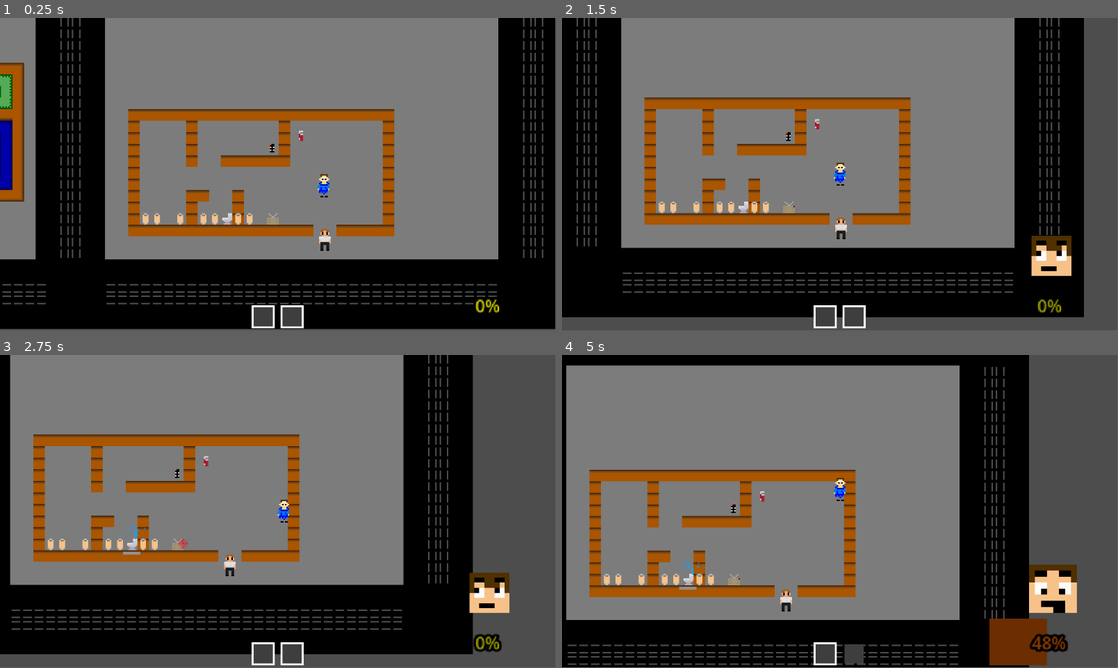
Above: before the commit, frames 1-4 (two rows, left to right).
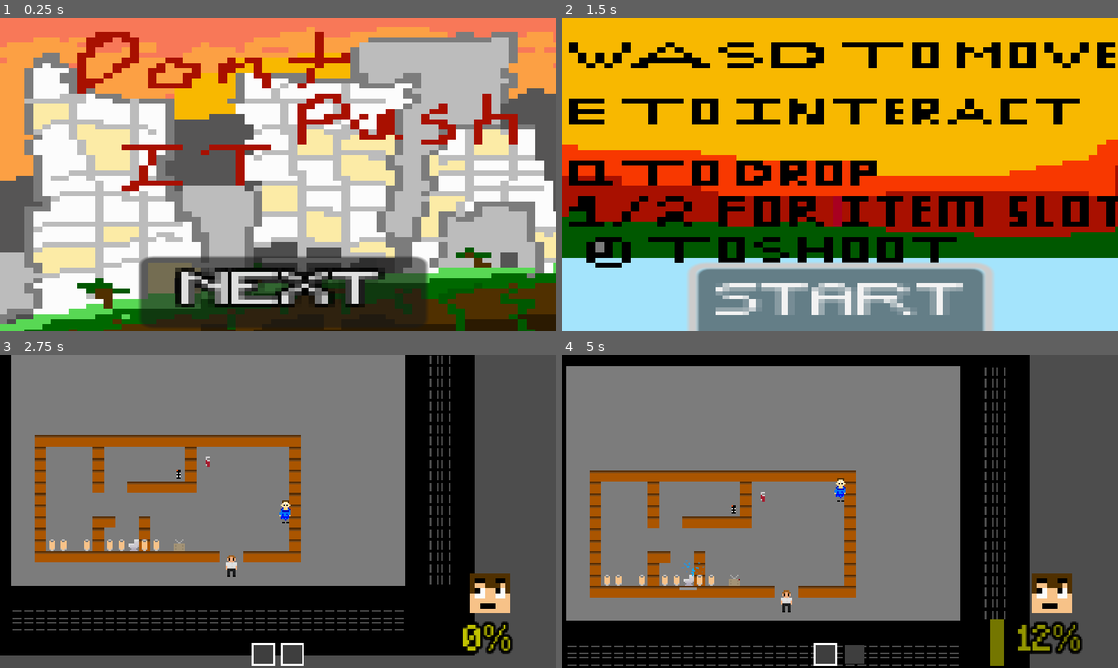
Above: after the commit, the same moments.

Repository: Miles-Miles2/MicroJam_RETRO
Game: Godot game, scene res://scenes/title.tscn
Same seed, same stepped clock (60 frames per second), same inputs: the game is played once before the commit and once after it. Before the commit the project starts from res://scenes/map.tscn.
Inputs (mouse positions are in pixels of both pictures, inside the frame that each line leads up to):
- Up to frame 1 (0.25 s): no input
- Up to frame 2 (1.5 s): click (845, 290) at 0.5 s, where only the run after the commit has a clickable "NEXT"; click (840, 302) at 1.25 s, where only the run after the commit has a clickable "START"
- Up to frame 3 (2.75 s): move the mouse to (400, 495) at 2.02 s; hold D (move_right) from 2.03 s (still down); tap E (interact) at 2.1 s
- Up to frame 4 (5 s): move the mouse to (728, 527) at 2.77 s; release D (move_right) at 2.78 s; hold S (move_down) 2.78-3.53 s; tap Q (drop) at 2.85 s; tap E (interact) at 3.05, 3.6, 4.55 s; move the mouse to (895, 442) at 3.52 s; hold D (move_right) 3.53-4.28 s; move the mouse to (812, 574) at 4.27 s; hold W (move_up) from 4.28 s (still down); tap 1 (invSlot1) at 4.35 s
In our replay, the window is 799x449 before the commit and 800x450 after it. These sizes can differ from the game's own. Grey fills any space a smaller window leaves; there, only what the larger window draws over its background counts as a difference.

The runs differ from the first frame. In frame 1, 93% of the frame differs, in the area x 0-100%, y 0-100%; in frame 2, 96%; in frame 3, 7.6%; in frame 4, 7.4%.

Commit message:
Title, instrctions, and some other stuff

Diff:
--- a/project.godot
+++ b/project.godot
@@ -11,9 +11,13 @@
 [application]
 
 config/name="MicroJam_RETRO"
-run/main_scene="res://scenes/map.tscn"
+run/main_scene="res://scenes/title.tscn"
 config/features=PackedStringArray("4.3", "GL Compatibility")
 config/icon="res://icon.svg"
+
+[display]
+
+window/stretch/mode="canvas_items"
 
 [dotnet]
 
--- /dev/null
+++ b/scenes/instructions.tscn
@@ -0,0 +1,45 @@
+[gd_scene load_steps=5 format=3 uid="uid://bhymwrlvln5eg"]
+
+[ext_resource type="Texture2D" uid="uid://bdj80sx6tkpqb" path="res://Assets/Sprites/Instructions _0_0.png" id="1_pfg8n"]
+[ext_resource type="FontFile" uid="uid://b6r1i3o53ider" path="res://Assets/Minecraft.ttf" id="2_t7183"]
+[ext_resource type="Script" path="res://scripts/button.gd" id="3_huqda"]
+[ext_resource type="AudioStream" uid="uid://bvgchvx0n8r" path="res://Assets/Audio/arcade-game-retro-8-bit-big-shot-1-smartsound-fx-1-00-00.mp3" id="4_78li7"]
+
+[node name="Title" type="Node2D"]
+
+[node name="BackGround00" type="Sprite2D" parent="."]
+position = Vector2(2, 4)
+scale = Vector2(9.12426, 8.84426)
+texture = ExtResource("1_pfg8n")
+
+[node name="Camera2D" type="Camera2D" parent="."]
+position = Vector2(0, 2)
+scale = Vector2(-3.16621, 1.64241)
+zoom = Vector2(2, 1.2)
+limit_left = -310
+limit_top = -300
+limit_right = 304
+limit_bottom = 300
+
+[node name="Button" type="Button" parent="."]
+offset_left = -148.0
+offset_top = 164.0
+offset_right = -85.0
+offset_bottom = 188.0
+scale = Vector2(4.71977, 4.71977)
+theme_override_fonts/font = ExtResource("2_t7183")
+text = "START"
+script = ExtResource("3_huqda")
+nextscene = "res://scenes/map.tscn"
+metadata/_edit_use_anchors_ = true
+
+[node name="AudioStreamPlayer2D" type="AudioStreamPlayer2D" parent="Button"]
+stream = ExtResource("4_78li7")
+volume_db = 24.0
+bus = &"SFX"
+
+[node name="Timer" type="Timer" parent="Button"]
+wait_time = 0.5
+
+[connection signal="pressed" from="Button" to="Button" method="_on_pressed"]
+[connection signal="timeout" from="Button/Timer" to="Button" method="_on_timer_timeout"]
--- a/scenes/map.tscn
+++ b/scenes/map.tscn
@@ -4,7 +4,7 @@
 [ext_resource type="FontFile" uid="uid://b6r1i3o53ider" path="res://Assets/Minecraft.ttf" id="3_kwuta"]
 [ext_resource type="PackedScene" uid="uid://dh7kpecfgof2x" path="res://scenes/player.tscn" id="3_shkqn"]
 [ext_resource type="PackedScene" uid="uid://bfaa0gnwd71kl" path="res://scenes/toilet.tscn" id="4_0c5x1"]
-[ext_resource type="Script" path="res://scenes/label.gd" id="4_fh6o7"]
+[ext_resource type="Script" path="res://scripts/label.gd" id="4_fh6o7"]
 [ext_resource type="PackedScene" uid="uid://enryp0oxeu15" path="res://scenes/tv.tscn" id="5_2r7p3"]
 [ext_resource type="PackedScene" uid="uid://rgbtarjjd35p" path="res://scenes/jehovas_witness.tscn" id="5_8bp7b"]
 [ext_resource type="Script" path="res://scripts/gamemanager.gd" id="5_loysh"]
@@ -151,8 +151,6 @@
 scale = Vector2(0.304607, 0.304607)
 theme_override_constants/outline_size = 5
 theme_override_fonts/font = ExtResource("3_kwuta")
-text = "SPAM E
-"
 script = ExtResource("4_fh6o7")
 
 [node name="items" type="Node" parent="."]
@@ -171,6 +169,15 @@
 [node name="Jehova" parent="Annoyances" instance=ExtResource("5_8bp7b")]
 position = Vector2(-579, 62)
 
+[node name="Label" type="Label" parent="Annoyances/Jehova"]
+z_index = 3
+offset_left = -24.9483
+offset_top = -13.1974
+offset_right = 15.0517
+offset_bottom = 40.8026
+scale = Vector2(0.584062, 0.584062)
+theme_override_fonts/font = ExtResource("3_kwuta")
+
 [node name="Toilet" parent="Annoyances" instance=ExtResource("4_0c5x1")]
 position = Vector2(-647, 48)
 
@@ -180,7 +187,6 @@
 [node name="CanvasLayer" type="CanvasLayer" parent="."]
 
 [node name="TextureRect" type="TextureRect" parent="CanvasLayer"]
-visible = false
 offset_left = 974.13
 offset_top = 452.385
 offset_right = 1466.13
@@ -228,6 +234,8 @@
 theme_override_colors/font_color = Color(0.760784, 0.768627, 0, 0.996078)
 theme_override_colors/font_outline_color = Color(0, 0, 0, 1)
 theme_override_constants/outline_size = 10
+theme_override_fonts/font = ExtResource("3_kwuta")
+theme_override_font_sizes/font_size = 32
 theme_override_styles/background = SubResource("StyleBoxEmpty_ckt8j")
 theme_override_styles/fill = SubResource("StyleBoxFlat_wg0xr")
 step = 0.001
--- /dev/null
+++ b/scenes/redcar.tscn
@@ -0,0 +1,258 @@
+[gd_scene load_steps=13 format=3 uid="uid://dqp0tnnoee48f"]
+
+[ext_resource type="Texture2D" uid="uid://dfrg32ri004h8" path="res://Assets/Sprites/10.png" id="1_y3sff"]
+[ext_resource type="AudioStream" uid="uid://6o7l48f5s7or" path="res://Assets/Audio/car/car_alarm_crunchy.mp3" id="2_olptk"]
+[ext_resource type="AudioStream" uid="uid://bvgchvx0n8r" path="res://Assets/Audio/arcade-game-retro-8-bit-big-shot-1-smartsound-fx-1-00-00.mp3" id="4_l1esp"]
+[ext_resource type="AudioStream" uid="uid://daytkd4s2x2oj" path="res://Assets/Audio/car/inside-car-noise-while-driving-29978.mp3" id="5_tka7d"]
+
+[sub_resource type="AtlasTexture" id="AtlasTexture_wxiqx"]
+atlas = ExtResource("1_y3sff")
+region = Rect2(45, 0, 8, 8)
+
+[sub_resource type="SpriteFrames" id="SpriteFrames_7dyo7"]
+animations = [{
+"frames": [{
+"duration": 1.0,
+"texture": SubResource("AtlasTexture_wxiqx")
+}],
+"loop": true,
+"name": &"default",
+"speed": 5.0
+}]
+
+[sub_resource type="RectangleShape2D" id="RectangleShape2D_q4pge"]
+size = Vector2(4.11969, 2.05084)
+
+[sub_resource type="RectangleShape2D" id="RectangleShape2D_q46mh"]
+size = Vector2(4.91428, 1.53625)
+
+[sub_resource type="Animation" id="Animation_f0kfk"]
+length = 0.001
+tracks/0/type = "value"
+tracks/0/imported = false
+tracks/0/enabled = true
+tracks/0/path = NodePath(".:position")
+tracks/0/interp = 1
+tracks/0/loop_wrap = true
+tracks/0/keys = {
+"times": PackedFloat32Array(0),
+"transitions": PackedFloat32Array(1),
+"update": 0,
+"values": [Vector2(1, 0)]
+}
+tracks/1/type = "value"
+tracks/1/imported = false
+tracks/1/enabled = true
+tracks/1/path = NodePath("Area2D/CollisionShape2D:disabled")
+tracks/1/interp = 1
+tracks/1/loop_wrap = true
+tracks/1/keys = {
+"times": PackedFloat32Array(0),
+"transitions": PackedFloat32Array(1),
+"update": 1,
+"values": [true]
+}
+tracks/2/type = "value"
+tracks/2/imported = false
+tracks/2/enabled = true
+tracks/2/path = NodePath(".:visible")
+tracks/2/interp = 1
+tracks/2/loop_wrap = true
+tracks/2/keys = {
+"times": PackedFloat32Array(0),
+"transitions": PackedFloat32Array(1),
+"update": 1,
+"values": [false]
+}
+tracks/3/type = "value"
+tracks/3/imported = false
+tracks/3/enabled = true
+tracks/3/path = NodePath("Area2D:active")
+tracks/3/interp = 1
+tracks/3/loop_wrap = true
+tracks/3/keys = {
+"times": PackedFloat32Array(0),
+"transitions": PackedFloat32Array(1),
+"update": 1,
+"values": [false]
+}
+tracks/4/type = "value"
+tracks/4/imported = false
+tracks/4/enabled = true
+tracks/4/path = NodePath("alarmSFX:playing")
+tracks/4/interp = 1
+tracks/4/loop_wrap = true
+tracks/4/keys = {
+"times": PackedFloat32Array(0),
+"transitions": PackedFloat32Array(1),
+"update": 1,
+"values": [false]
+}
+tracks/5/type = "value"
+tracks/5/imported = false
+tracks/5/enabled = true
+tracks/5/path = NodePath("driveSFX:playing")
+tracks/5/interp = 1
+tracks/5/loop_wrap = true
+tracks/5/keys = {
+"times": PackedFloat32Array(0),
+"transitions": PackedFloat32Array(1),
+"update": 1,
+"values": [true]
+}
+
+[sub_resource type="Animation" id="Animation_gbnwq"]
+resource_name = "enter"
+length = 2.0
+tracks/0/type = "value"
+tracks/0/imported = false
+tracks/0/enabled = true
+tracks/0/path = NodePath(".:position")
+tracks/0/interp = 1
+tracks/0/loop_wrap = true
+tracks/0/keys = {
+"times": PackedFloat32Array(0, 2),
+"transitions": PackedFloat32Array(1, 1),
+"update": 0,
+"values": [Vector2(-300, 89), Vector2(-500, 89)]
+}
+tracks/1/type = "value"
+tracks/1/imported = false
+tracks/1/enabled = true
+tracks/1/path = NodePath("driveSFX:playing")
+tracks/1/interp = 1
+tracks/1/loop_wrap = true
+tracks/1/keys = {
+"times": PackedFloat32Array(0, 2),
+"transitions": PackedFloat32Array(1, 1),
+"update": 1,
+"values": [true, false]
+}
+
+[sub_resource type="Animation" id="Animation_w4nyh"]
+resource_name = "leave"
+length = 7.5
+tracks/0/type = "value"
+tracks/0/imported = false
+tracks/0/enabled = true
+tracks/0/path = NodePath(".:position")
+tracks/0/interp = 1
+tracks/0/loop_wrap = true
+tracks/0/keys = {
+"times": PackedFloat32Array(0, 7.5),
+"transitions": PackedFloat32Array(1, 1),
+"update": 0,
+"values": [Vector2(-500, 89), Vector2(-1200, 89)]
+}
+tracks/1/type = "value"
+tracks/1/imported = false
+tracks/1/enabled = true
+tracks/1/path = NodePath("Area2D/CollisionShape2D:disabled")
+tracks/1/interp = 1
+tracks/1/loop_wrap = true
+tracks/1/keys = {
+"times": PackedFloat32Array(0),
+"transitions": PackedFloat32Array(1),
+"update": 1,
+"values": [true]
+}
+tracks/2/type = "value"
+tracks/2/imported = false
+tracks/2/enabled = true
+tracks/2/path = NodePath(".:visible")
+tracks/2/interp = 1
+tracks/2/loop_wrap = true
+tracks/2/keys = {
+"times": PackedFloat32Array(7.5),
+"transitions": PackedFloat32Array(1),
+"update": 1,
+"values": [false]
+}
+tracks/3/type = "value"
+tracks/3/imported = false
+tracks/3/enabled = true
+tracks/3/path = NodePath("Area2D:active")
+tracks/3/interp = 1
+tracks/3/loop_wrap = true
+tracks/3/keys = {
+"times": PackedFloat32Array(7.5),
+"transitions": PackedFloat32Array(1),
+"update": 1,
+"values": [false]
+}
+tracks/4/type = "value"
+tracks/4/imported = false
+tracks/4/enabled = true
+tracks/4/path = NodePath("alarmSFX:playing")
+tracks/4/interp = 1
+tracks/4/loop_wrap = true
+tracks/4/keys = {
+"times": PackedFloat32Array(0),
+"transitions": PackedFloat32Array(1),
+"update": 1,
+"values": [false]
+}
+tracks/5/type = "value"
+tracks/5/imported = false
+tracks/5/enabled = true
+tracks/5/path = NodePath("driveSFX:playing")
+tracks/5/interp = 1
+tracks/5/loop_wrap = true
+tracks/5/keys = {
+"times": PackedFloat32Array(0, 7.5),
+"transitions": PackedFloat32Array(1, 1),
+"update": 1,
+"values": [true, false]
+}
+
+[sub_resource type="AnimationLibrary" id="AnimationLibrary_8pgt3"]
+_data = {
+"RESET": SubResource("Animation_f0kfk"),
+"enter": SubResource("Animation_gbnwq"),
+"leave": SubResource("Animation_w4nyh")
+}
+
+[node name="car" type="AnimatedSprite2D" groups=["annoyance", "interactable"]]
+visible = false
+texture_filter = 1
+position = Vector2(1, 0)
+scale = Vector2(12.6223, 12.6777)
+sprite_frames = SubResource("SpriteFrames_7dyo7")
+flip_h = true
+
+[node name="StaticBody2D" type="StaticBody2D" parent="."]
+scale = Vector2(1.11362, 1.23973)
+
+[node name="CollisionShape2D" type="CollisionShape2D" parent="StaticBody2D"]
+position = Vector2(0.497991, 0.381755)
+shape = SubResource("RectangleShape2D_q4pge")
+
+[node name="alarmSFX" type="AudioStreamPlayer2D" parent="."]
+stream = ExtResource("2_olptk")
+volume_db = -20.0
+bus = &"SFX"
+
+[node name="Area2D" type="Area2D" parent="." groups=["interactable"]]
+
+[node name="CollisionShape2D" type="CollisionShape2D" parent="Area2D"]
+position = Vector2(0.475349, 0.473272)
+scale = Vector2(1.06401, 2.0538)
+shape = SubResource("RectangleShape2D_q46mh")
+disabled = true
+
+[node name="bangSFX" type="AudioStreamPlayer2D" parent="."]
+stream = ExtResource("4_l1esp")
+volume_db = -20.0
+bus = &"SFX"
+
+[node name="Timer" type="Timer" parent="."]
+
+[node name="AnimationPlayer" type="AnimationPlayer" parent="."]
+libraries = {
+"": SubResource("AnimationLibrary_8pgt3")
+}
+
+[node name="driveSFX" type="AudioStreamPlayer2D" parent="."]
+stream = ExtResource("5_tka7d")
+pitch_scale = 2.0
+bus = &"SFX"
--- /dev/null
+++ b/scenes/title.tscn
@@ -0,0 +1,46 @@
+[gd_scene load_steps=5 format=3 uid="uid://sikvgb81hhos"]
+
+[ext_resource type="Texture2D" uid="uid://dtyjbqw4m2cm4" path="res://Assets/Sprites/Back Ground_0_0.png" id="1_x43qq"]
+[ext_resource type="FontFile" uid="uid://b6r1i3o53ider" path="res://Assets/Minecraft.ttf" id="2_nbdrx"]
+[ext_resource type="Script" path="res://scripts/button.gd" id="3_5msle"]
+[ext_resource type="AudioStream" uid="uid://bvgchvx0n8r" path="res://Assets/Audio/arcade-game-retro-8-bit-big-shot-1-smartsound-fx-1-00-00.mp3" id="4_iujwn"]
+
+[node name="Title" type="Node2D"]
+
+[node name="BackGround00" type="Sprite2D" parent="."]
+position = Vector2(2, 4)
+scale = Vector2(9.12426, 8.84426)
+texture = ExtResource("1_x43qq")
+
+[node name="Camera2D" type="Camera2D" parent="."]
+position = Vector2(0, 2)
+scale = Vector2(-3.16621, 1.64241)
+zoom = Vector2(2, 1.2)
+limit_left = -310
+limit_top = -300
+limit_right = 304
+limit_bottom = 300
+
+[node name="Button" type="Button" parent="."]
+offset_left = -143.0
+offset_top = 144.0
+offset_right = -80.0
+offset_bottom = 168.0
+scale = Vector2(4.71977, 4.71977)
+theme_override_constants/outline_size = 5
+theme_override_fonts/font = ExtResource("2_nbdrx")
+text = "NEXT"
+script = ExtResource("3_5msle")
+nextscene = "res://scenes/instructions.tscn"
+metadata/_edit_use_anchors_ = true
+
+[node name="AudioStreamPlayer2D" type="AudioStreamPlayer2D" parent="Button"]
+stream = ExtResource("4_iujwn")
+volume_db = 24.0
+bus = &"SFX"
+
+[node name="Timer" type="Timer" parent="Button"]
+wait_time = 0.5
+
+[connection signal="pressed" from="Button" to="Button" method="_on_pressed"]
+[connection signal="timeout" from="Button/Timer" to="Button" method="_on_timer_timeout"]
--- /dev/null
+++ b/scripts/button.gd
@@ -0,0 +1,13 @@
+extends Button
+
+@export var nextscene: String
+@onready var buttonSFX: AudioStreamPlayer2D = $AudioStreamPlayer2D
+@onready var timer: Timer = $Timer
+
+func _on_pressed() -> void:
+	buttonSFX.play()
+	timer.start()
+
+
+func _on_timer_timeout() -> void:
+	get_tree().change_scene_to_file(nextscene)
--- a/scripts/jehovas_witness.gd
+++ b/scripts/jehovas_witness.gd
@@ -6,6 +6,7 @@
 @onready var player: CharacterBody2D = $player
 @onready var animation_player: AnimationPlayer = $"../AnimationPlayer"
 @onready var talking: AudioStreamPlayer2D = $AudioStreamPlayer2D
+@onready var label: Label = $Annoyances/Jehova/Label
 
 @export var active = false
 
Binary file added: Assets/Sprites/Back Ground_0_0.png
Not shown, added: Assets/Sprites/Back Ground_0_0.png.import
Binary file added: Assets/Sprites/Instructions _0_0.png
Not shown, added: Assets/Sprites/Instructions _0_0.png.import
